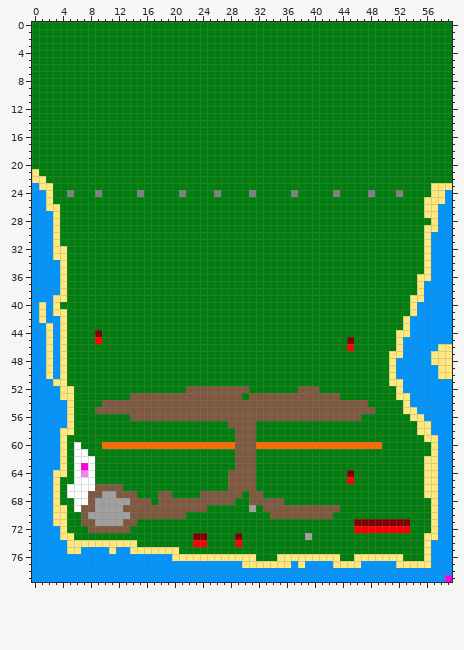
Two versions of one sprite sheet, game_graphics/res/map/map.png. The picture above is the old version.
The file is 60x80 pixels. Colours within 5 levels of each other are drawn and written as one.
The same view after the edit:
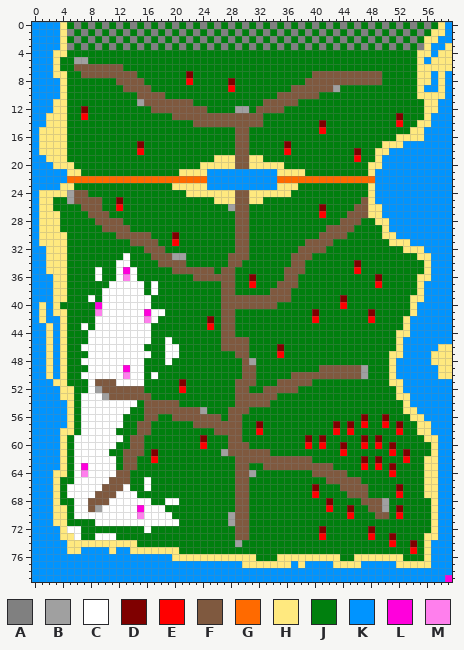
Palette (. is transparent): A #808080  B #a0a0a0  C #ffffff  D #7f0000  E #ff0000  F #7f593f  G #ff6a00  H #ffe97f  J #007f0e  K #0094ff  L #ff00dc  M #ff7fed
From old to new:
Changed rows in their new state; - is an unchanged pixel.
first column x 0:
 0 KKKKH-A-A-A-A-A-A-A-A-A-A-A-A-A-A-A-A-A-A-A-A-A-A-A-A-A-A-HK
 1 KKKKHA-A-A-A-A-A-A-A-A-A-A-A-A-A-A-A-A-A-A-A-A-A-A-A-A-A-HHK
 2 KKKKH-A-A-A-A-A-A-A-A-A-A-A-A-A-A-A-A-A-A-A-A-A-A-A-A-A-HHKK
 3 KKKKHA-A-A-A-A-A-A-A-A-A-A-A-A-A-A-A-A-A-A-A-A-A-A-A-A-AHKKH
 4 KKKHH--------------------------------------------------HHKHH
 5 KKKH--BB-----------------------------------------------HKHHH
 6 KKKH--FFFFFFF------------------------------------------HHHHH
 7 KKKHH--FFFFFFFF-------D-----------------FFFFFFFFFF-----HHKHK
 8 KKKKH-------FFFF------E-----D----------FFFFFFFFFFF-----HHKHK
 9 KKKKH--------FFFF-----------E--------FFFFFFB-----------HKKHK
10 KKKKH----------FFFF----------------FFFFFF--------------HHHHK
11 KKKHH----------BFFFFFFF----------FFFFF------------------HHKK
12 KKKHH--D---------FFFFFFFF----BB-FFFF--------------------HHKK
13 KKHHH--E------------FFFFFFFFFFFFF-------------------D---HKKK
14 KKHHH------------------FFFFFFFFFF--------D----------E--HHKKK
15 KHHHH------------------------FF----------E------------HHKKKK
16 KHHHH------------------------FF---------------------HHHHKKKK
17 KHHHH----------D-------------FF-----D-------------HHHKKKKKKK
18 KHHHH----------E-------------FF-----E---------D--HHKKKKKKKKK
19 KKHHH---------------------HHHFFHH-------------E--HKKKKKKKKKK
20 KKKHHH------------------HHHHHFFHHHHH------------HHKKKKKKKKKK
21 KKKKKHH--------------HHHHKKKKKKKKKKHHHH---------HKKKKKKKKKKK
22 KKKKKGGGGGGGGGGGGGGGGGGGGKKKKKKKKKKGGGGGGGGGGGGGGKKKKKKKKKKK
23 -KKKHH--------------HHHHHKKKKKKKKKKHHH----------HKKKKKKKKKKK
24 -H-HHBFF-J-----J-----JHHHHHHHFFHHHHHHJ-----J----HKKKKKKKKKK-
25 -H---BFFFF--D-------------HHHFFHH--------------FHKKKKKKKKKK-
26 -H-J---FFF--E---------------BFF----------D----FFHHKKKKKKKK--
27 -HH-----FFF------------------FF----------E---FFFHHKKKKKKKK--
28 -HH------FFFF----------------FF-------------FFF--HHKKKKKKK--
29 -HH-------FFFF---------------FF-----------FFFF----HKKKKKKK--
30 -HH-H-------FFFFF---D--------FF----------FFFF-----HHKKKKK---
31 -HH-H---------FFFF--E--------FF--------FFFF--------HHHKKK---
32 --H-------------FFF----------FF-------FFFF-----------HHHK---
33 --H----------C---FFFBB------FFF------FFF---------------H----
34 --HH--------CC----FFFF------FF-------FF-------D-------------
35 --HH-----C--CLC-----FFFFFF-FF-------FFF-------E-------------
36 ---H-----C--CMC--------FFFFFF--D----FF-----------D----------
37 ---H-------CCCCC-C---------FF--E---FFF-----------E----------
38 ---H------CCCCCC-C---------FF-----FFF-----------------------
39 --------C-CCCCCCC----------FFFFFFFFFF-------D---------------
40 ---------LCCCCCCC----------FFFFFFFF---------E---------------
41 ---------MCCCCCCLCC--------FF-----------D-------D-----------
42 ---------CCCCCCCMC-------D-FF-----------E-------E-----------
43 -------C-CCCCCCCC--------E-FF-------------------------------
44 --------CCCCCCCCC----------FF-------------------------------
45 --------CCCCCCCCC--C-------FFFF--------------J--------------
46 -------CCCCCCCCC---CC------FFFF----D---------J--------------
47 --------CCCCCCCCC--CC--------FF----E------------------------
48 -------CCCCCCCCC---C----------FB----------------------------
49 --------CCCCCLCC--------------FF---------FFFFFFB------------
50 -------CCCCCCMCC-C------------FF-----FFFFFFFFFFB------------
51 --------CFFFCCCC-----D-------FFF---FFFFF--------------------
52 --------CBFFFFFF-----EJJJJJJJ----FFFFFJJJ-------------------
53 -------CCCBFFF---JJJJJJJJJJJJ-F----JJJJJJJJJ----------------
54 -------CCCCCCCCJ-----JJJJJJJJ-----JJJJJJJJJJJJJJ------------
55 -------CCCCCCCJJ--------BJJJ---JJJJJJJJJJJJJJJJJJ-----------
56 -------CCCCCC-JJ--JJ-------J--JJJJJJJJJJJJJJJJJD--D---------
57 -------CCCCCC--FF------FFFFF--JJD----------D-D-E--E-D-------
58 -------CCCCC---FF---------FFF-JJE----------E-E------E-------
59 ------CCCCCCC-FF--------D---F-JJ-------D-D-----D-D----------
60 -------CCCCCJJFFJJJJJJJJEJJJF--JJJJJJJJEJEJJDJJEJE-D--------
61 --------CCC--FFF-D---------BF---FF----------E------E-D------
62 ---------CCC-FF--E--------------FFFFFFFF-------D-D---E------
63 ---------CCC-FF----------------J-FFFFFFFFFF----E-E-D--------
64 ---------CCCFF--------------J--B--------FFFFFJ-----E--------
65 ---------CCFFF--C-----------J--J----------FFFFF-------------
66 ---------C---C--C-----------J--J--------D---FFFF----D-------
67 --------C-FFCCC---JJ----JJJJJ-FJJ-------E----FFF----E-------
68 ---------FFCCCCCC-JCCJJJJJJJJFFJJJJJ------D----FFFB---------
69 -------C--CCCCCLCCCJJJJJJ----FFJ-JJJJJJJJJEJ-D--FFB-D-------
70 ------CCCCCCCCCMCCCCJJ------BFF---JJJJJJJJJ--E---FF-E-------
71 -------JJCCCCCCCCCCCC-------BFF---------------JJJJJJJJ------
72 -----CC-JJJJJJ--C------------FF----------D----JJDJJJJJ------
73 ------C--CCC-----------JJ----FF--------J-E------E--D--------
74 -----------------------JJ----B---------------------E--D-----
75 ------------------------------------------------------E-----
